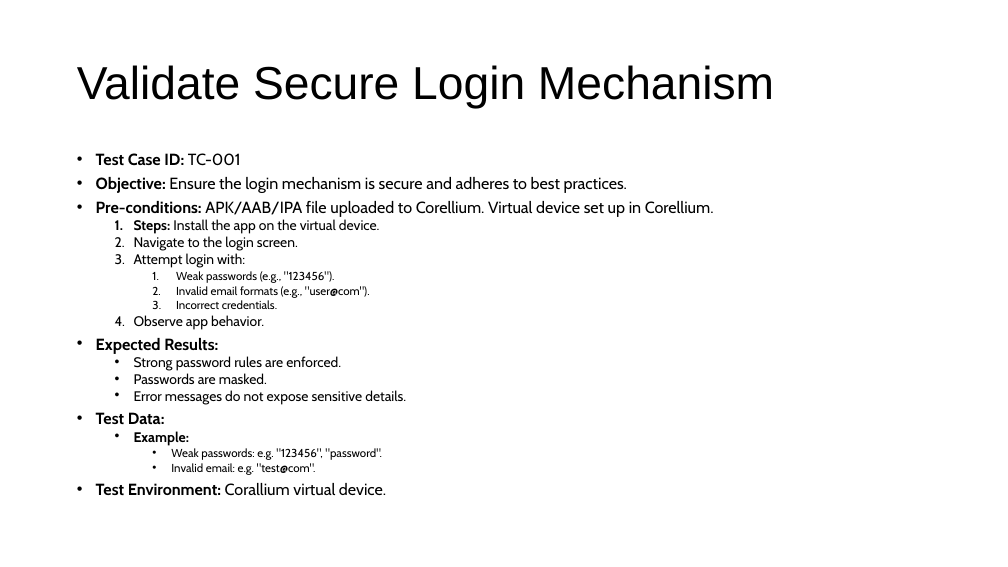
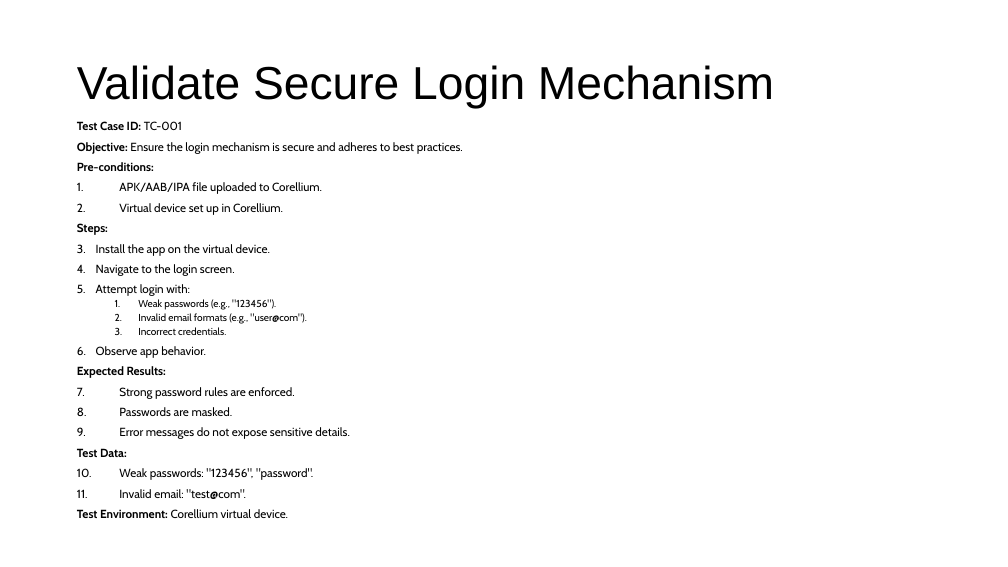
Before and after one commit to gsachin/Security-InSecureStorageApp, a slide deck: slide 2 of Mobile Security Test cases.pptx. Drawn at 1008x567 pixels with LibreOffice and Linux fonts; fonts in the diff are those of the drawing. Boxes give left, top, right and bottom in pixels: in the first picture for what was removed or moved away, otherwise in the second. Text is boxed around its words. In the diff, an @@ line names an element or a change of style, - is before the commit and + after.

```diff
--- a/Mobile Security Test cases.pptx
+++ b/Mobile Security Test cases.pptx
@@ text "Test Case ID: TC-001": place and size @@
-text "Test Case ID: TC-001" at (96, 153, 714, 496)
+text "Test Case ID: TC-001" at (77, 121, 463, 518)
@@ text at (77, 121, 463, 457): size 15.4 to 11.2 pt in "Test Case ID: TC-001", "Objective: Ensure the login mechanism is secure ...", "Expected Results:", "Test Data:"; size 13.2 to 11.2 pt in "Navigate to the login screen.", "Attempt login with:", "Observe app behavior.", "Strong password rules are enforced." and 2 more places; size 11 to 9.6 pt in "Weak passwords (e.g., "123456").", "Invalid email formats (e.g., "user@com").", "Incorrect credentials."; bullet • to none; list level 2 to 1 in "Navigate to the login screen."; list level 2 to 1 in "Attempt login with:"; list level 3 to 2 in "Weak passwords (e.g., "123456")."; list level 3 to 2 in "Invalid email formats (e.g., "user@com")."; list level 3 to 2 in "Incorrect credentials."; list level 2 to 1 in "Observe app behavior."; bullet • to 1.; list level 2 to 1 in "Strong password rules are enforced."; list level 2 to 1 in "Passwords are masked."; list level 2 to 1 in "Error messages do not expose ..." @@
@@ text at (77, 162, 322, 256): text changed; size 15.4 to 11.2 pt @@
-• Pre-conditions: APK/AAB/IPA file uploaded to Corellium. Virtual device set up in Corellium.
-  1. Steps: Install the app on the virtual device.
+Pre-conditions:
+1. APK/AAB/IPA file uploaded to Corellium.
+2. Virtual device set up in Corellium.
+Steps:
+1. Install the app on the virtual device.
@@ text at (77, 468, 313, 518): text changed; size 11 to 11.2 pt @@
-  • Example:
-    • Weak passwords: e.g. "123456", "password".
-    • Invalid email: e.g. "test@com".
-• Test Environment: Corallium virtual device.
+1. Weak passwords: "123456", "password".
+2. Invalid email: "test@com".
+Test Environment: Corellium virtual device.
```
Also in this commit, not shown: 2 other slides changed, 4 slides added.
